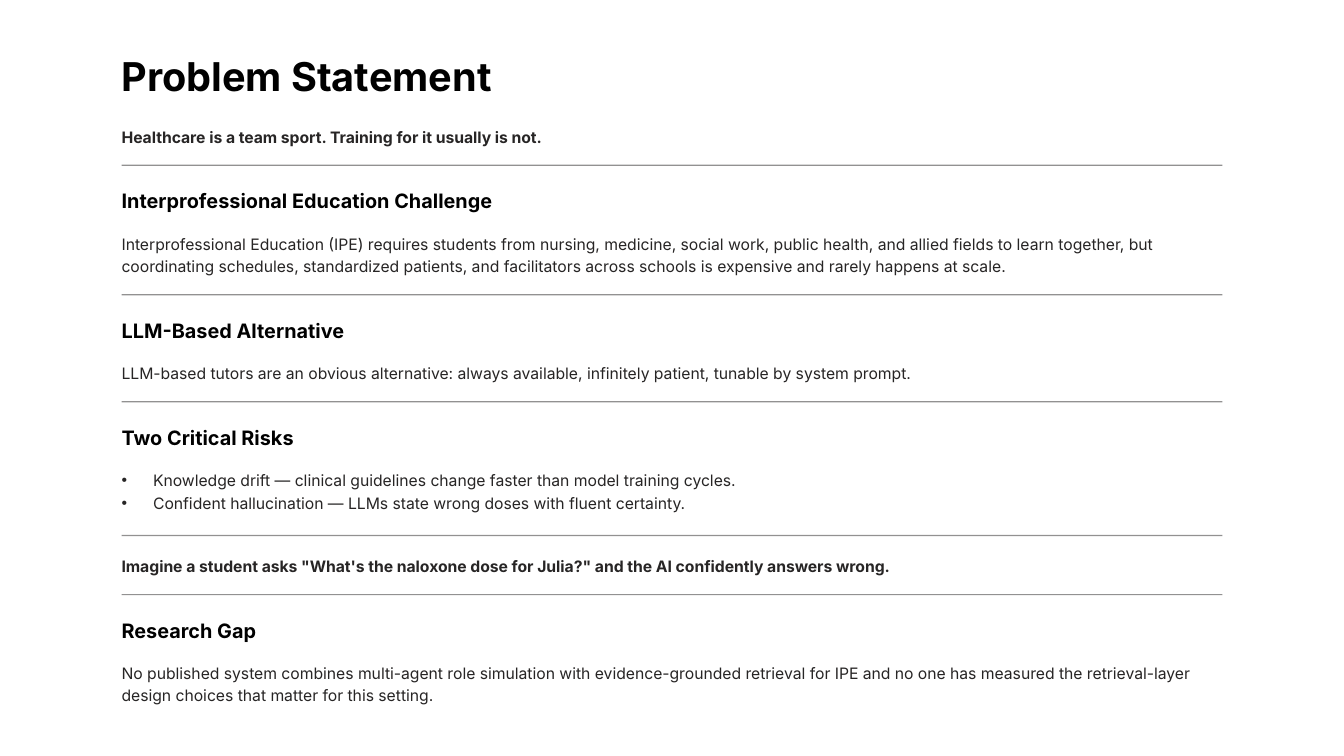
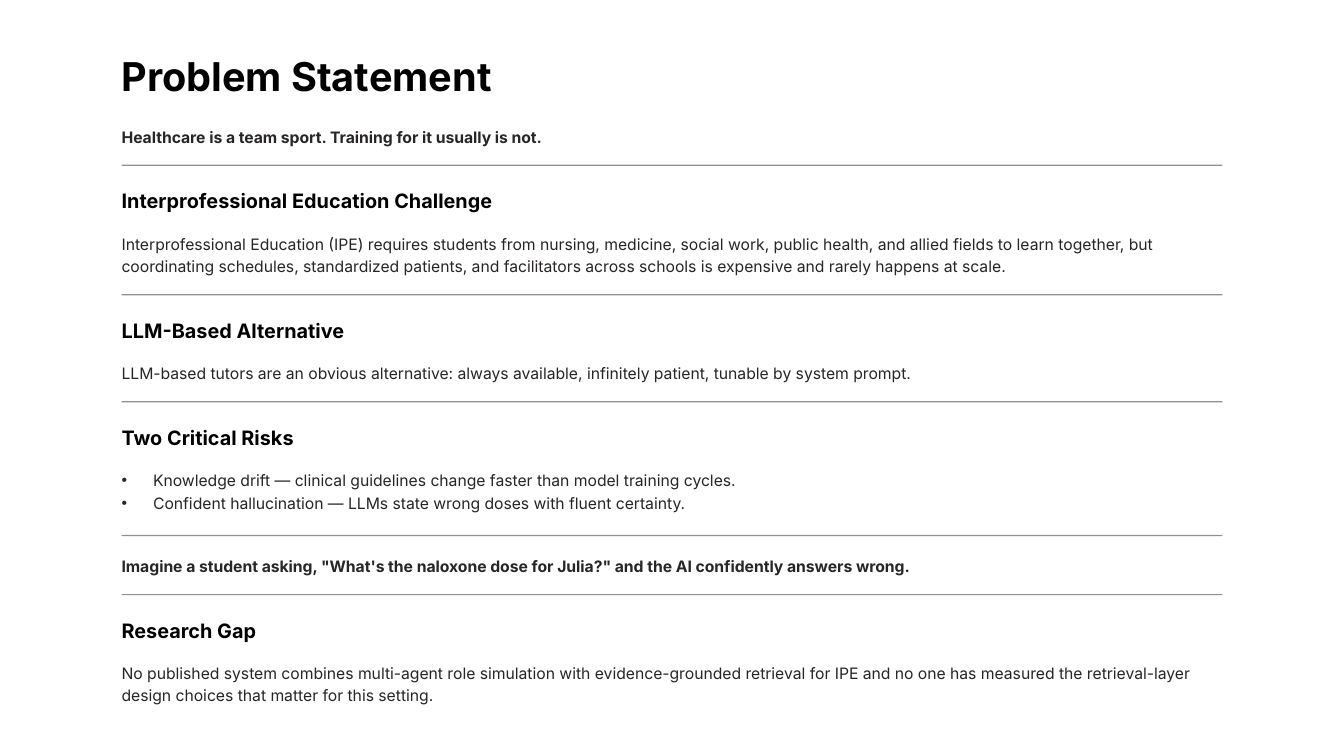
Before and after one commit to Anusha-raju/spring-2026-group1, a slide deck: slide 2 of presentation/bridge.pptx. Drawn at 1344x756 pixels with LibreOffice and Linux fonts; fonts in the diff are those of the drawing; background and template pictures are left out. Boxes give left, top, right and bottom in pixels: in the first picture for what was removed or moved away, otherwise in the second. Text is boxed around its words. In the diff, an @@ line names an element or a change of style, - is before the commit and + after.

```diff
--- a/presentation/bridge.pptx
+++ b/presentation/bridge.pptx
@@ text at [122, 560, 910, 576]: text changed @@
-Imagine a student asks "What's the naloxone dose for Julia?" and the AI confidently answers wrong.
+Imagine a student asking, "What's the naloxone dose for Julia?" and the AI confidently answers wrong.
```
Also in this commit, not shown: 4 other slides changed.
